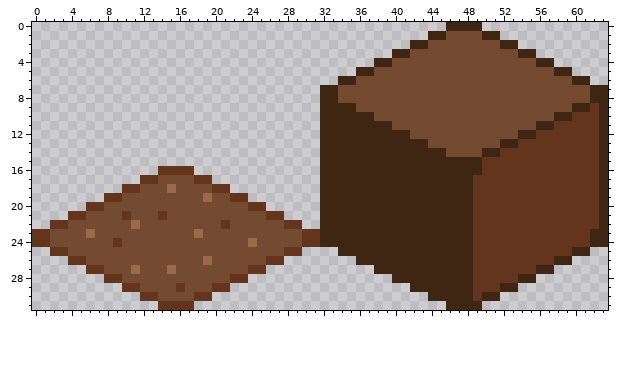
Pixel-art sprite: images/dirt.png. That is the earlier state.
The file is 128x64 pixels, drawn in blocks of 2x2; one block is one cell here.
Once edited:
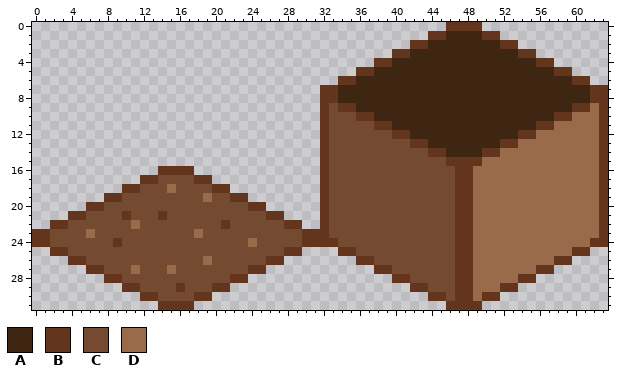
Palette (. is transparent): A #3e2613  B #62351c  C #744b30  D #996b4a
Difference:
@@ x 30..63 @@
- 0 ................AAAA..............
- 1 ..............AACCCCAA............
- 2 ............AACCCCCCCCAA..........
- 3 ..........AACCCCCCCCCCCCAA........
- 4 ........AACCCCCCCCCCCCCCCCAA......
- 5 ......AACCCCCCCCCCCCCCCCCCCCAA....
- 6 ....AACCCCCCCCCCCCCCCCCCCCCCCCAA..
- 7 ..AACCCCCCCCCCCCCCCCCCCCCCCCCCCCAA
- 8 ..AACCCCCCCCCCCCCCCCCCCCCCCCCCCCAA
- 9 ..AAAACCCCCCCCCCCCCCCCCCCCCCCCAABA
-10 ..AAAAAACCCCCCCCCCCCCCCCCCCCAABBBA
-11 ..AAAAAAAACCCCCCCCCCCCCCCCAABBBBBA
-12 ..AAAAAAAAAACCCCCCCCCCCCAABBBBBBBA
-13 ..AAAAAAAAAAAACCCCCCCCAABBBBBBBBBA
-14 ..AAAAAAAAAAAAAACCCCAABBBBBBBBBBBA
-15 ..AAAAAAAAAAAAAAAAAABBBBBBBBBBBBBA
-16 ..AAAAAAAAAAAAAAAAAABBBBBBBBBBBBBA
-17 ..AAAAAAAAAAAAAAAAABBBBBBBBBBBBBBA
-18 ..AAAAAAAAAAAAAAAAABBBBBBBBBBBBBBA
-19 ..AAAAAAAAAAAAAAAAABBBBBBBBBBBBBBA
-20 ..AAAAAAAAAAAAAAAAABBBBBBBBBBBBBBA
-21 ..AAAAAAAAAAAAAAAAABBBBBBBBBBBBBBA
-22 ..AAAAAAAAAAAAAAAAABBBBBBBBBBBBBBA
-23 BBAAAAAAAAAAAAAAAAABBBBBBBBBBBBBAA
-24 BBAAAAAAAAAAAAAAAAABBBBBBBBBBBBBAA
-25 ....AAAAAAAAAAAAAAABBBBBBBBBBBAA..
-26 ......AAAAAAAAAAAAABBBBBBBBBAA....
-27 ........AAAAAAAAAAABBBBBBBAA......
-28 ..........AAAAAAAAABBBBBAA........
-29 ............AAAAAAABBBAA..........
-30 ..............AAAAABAA............
-31 ................AAAA..............
+ 0 ................BBBB..............
+ 1 ..............BBAAAABB............
+ 2 ............BBAAAAAAAABB..........
+ 3 ..........BBAAAAAAAAAAAABB........
+ 4 ........BBAAAAAAAAAAAAAAAABB......
+ 5 ......BBAAAAAAAAAAAAAAAAAAAABB....
+ 6 ....BBAAAAAAAAAAAAAAAAAAAAAAAABB..
+ 7 ..BBAAAAAAAAAAAAAAAAAAAAAAAAAAAABB
+ 8 ..BBAAAAAAAAAAAAAAAAAAAAAAAAAAAABB
+ 9 ..BCBBAAAAAAAAAAAAAAAAAAAAAAAABBDB
+10 ..BCCCBBAAAAAAAAAAAAAAAAAAAABBDDDB
+11 ..BCCCCCBBAAAAAAAAAAAAAAAABBDDDDDB
+12 ..BCCCCCCCBBAAAAAAAAAAAABBDDDDDDDB
+13 ..BCCCCCCCCCBBAAAAAAAABBDDDDDDDDDB
+14 ..BCCCCCCCCCCCBBAAAABBDDDDDDDDDDDB
+15 ..BCCCCCCCCCCCCCBBBBDDDDDDDDDDDDDB
+16 ..BCCCCCCCCCCCCCCBBDDDDDDDDDDDDDDB
+17 ..BCCCCCCCCCCCCCCBBDDDDDDDDDDDDDDB
+18 ..BCCCCCCCCCCCCCCBBDDDDDDDDDDDDDDB
+19 ..BCCCCCCCCCCCCCCBBDDDDDDDDDDDDDDB
+20 ..BCCCCCCCCCCCCCCBBDDDDDDDDDDDDDDB
+21 ..BCCCCCCCCCCCCCCBBDDDDDDDDDDDDDDB
+22 ..BCCCCCCCCCCCCCCBBDDDDDDDDDDDDDDB
+23 BBBCCCCCCCCCCCCCCBBDDDDDDDDDDDDDDB
+24 BBBBCCCCCCCCCCCCCBBDDDDDDDDDDDDDBB
+25 ....BBCCCCCCCCCCCBBDDDDDDDDDDDBB..
+26 ......BBCCCCCCCCCBBDDDDDDDDDBB....
+27 ........BBCCCCCCCBBDDDDDDDBB......
+28 ..........BBCCCCCBBDDDDDBB........
+29 ............BBCCCBBDDDBB..........
+30 ..............BBCBBDBB............
+31 ................BBBB..............
